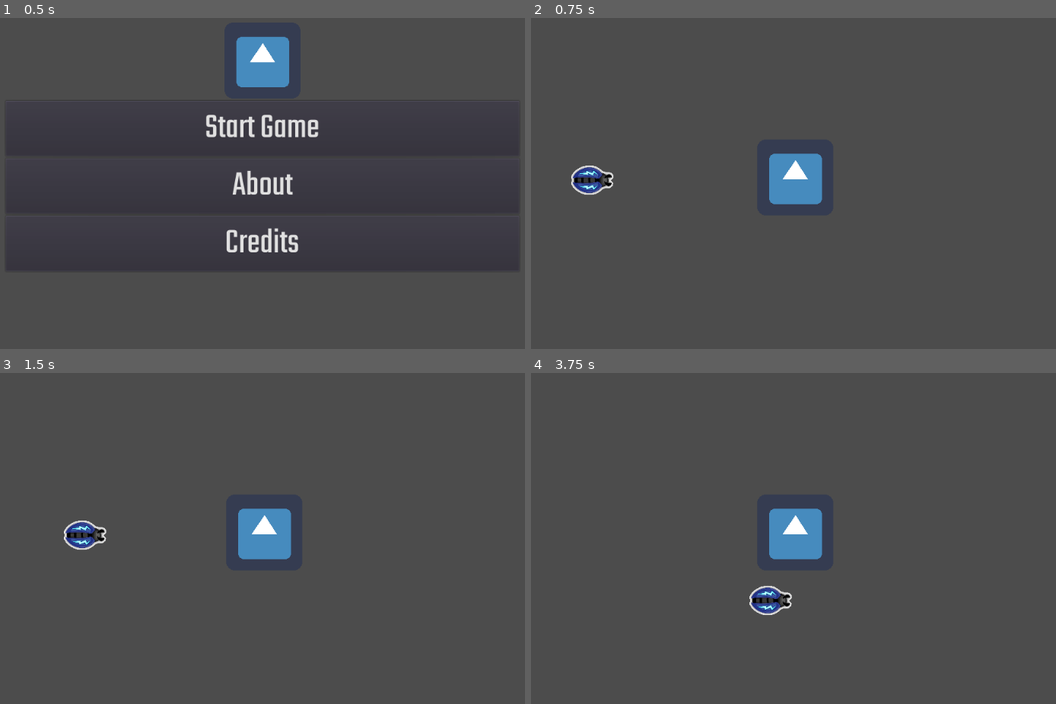
Above: before the commit, frames 1-4 (two rows, left to right).
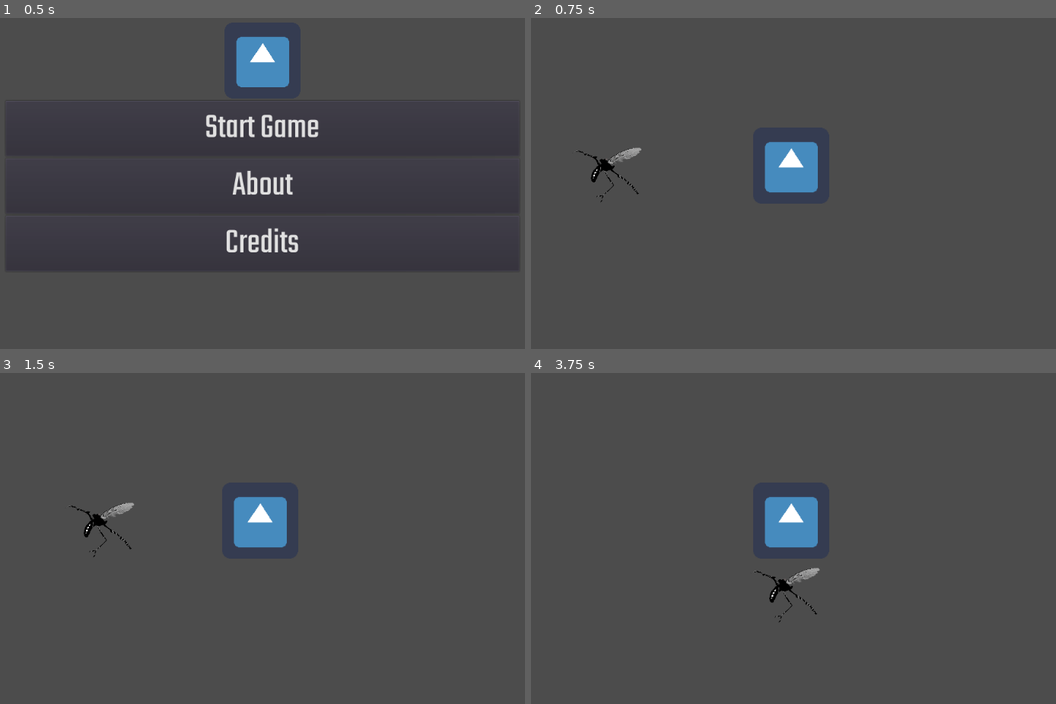
Above: after the commit, the same moments.

Repository: frankykohn/GGJ-2020-insect-repair
Game: Godot game, scene res://MenuScreen.tscn
Same seed, same stepped clock (60 frames per second), same inputs: the game is played once before the commit and once after it. The engine's default icon, where the game draws it, is replaced by a stand-in: a white triangle on a blue panel in a dark square.
Inputs:
- Up to frame 1 (0.5 s): no input
- Up to frame 2 (0.75 s): click "Start Game" at 0.5 s
- Up to frame 3 (1.5 s): tap Enter at 1.25 s; hold D (right) from 1.28 s (still down); hold J (combo_key_1) from 1.28 s (still down)
- Up to frame 4 (3.75 s): release D (right) at 2.03 s; release J (combo_key_1) at 2.03 s; hold S (down) 2.03-2.78 s; tap K (combo_key_2) at 2.1 s; hold D (right) 2.78-3.53 s; hold L (combo_key_3) 2.78-3.53 s; hold W (up) from 3.53 s (still down); tap J (combo_key_1) at 3.6 s

Frame 1 is identical in both runs. In frame 2, 2.0% of the frame differs, in the area x 7-56%, y 37-57%; in frame 3, 1.9%; in frame 4, 2.0%, in the area x 41-56%, y 37-76%.

Commit message:
adds in rig model

Diff:
--- a/Gameplay.tscn
+++ b/Gameplay.tscn
@@ -7,14 +7,13 @@
 [ext_resource path="res://Assets/Music/gameplay music v1.wav" type="AudioStream" id=5]
 [ext_resource path="res://icon.png" type="Texture" id=6]
 [ext_resource path="res://Insect.gd" type="Script" id=7]
-[ext_resource path="res://Assets/images/insect-example.png" type="Texture" id=8]
+[ext_resource path="res://Player_Rig.tscn" type="PackedScene" id=9]
 
 [sub_resource type="RectangleShape2D" id=1]
 extents = Vector2( 61, 58.5999 )
 
-[sub_resource type="CapsuleShape2D" id=2]
-radius = 32.8004
-height = 6.0
+[sub_resource type="RectangleShape2D" id=2]
+extents = Vector2( 50.6538, 70.2313 )
 
 [node name="Node2D" type="Node2D"]
 script = ExtResource( 1 )
@@ -32,27 +31,25 @@
 stream = ExtResource( 5 )
 
 [node name="Mother" type="KinematicBody2D" parent="."]
+position = Vector2( 272.943, 107.48 )
 
 [node name="MCollisionShape2D" type="CollisionShape2D" parent="Mother"]
-position = Vector2( 515, 311 )
+position = Vector2( 236.4, 180.892 )
 rotation = 1.5708
 shape = SubResource( 1 )
 
 [node name="MSprite" type="Sprite" parent="Mother"]
-position = Vector2( 515, 311 )
+position = Vector2( 234.986, 183.721 )
 texture = ExtResource( 6 )
 
 [node name="Insect" type="KinematicBody2D" parent="."]
-position = Vector2( 172, 314 )
+position = Vector2( 197.456, 295.615 )
 script = ExtResource( 7 )
 
-[node name="Sprite" type="Sprite" parent="Insect"]
-position = Vector2( 1.5, 1.5 )
-rotation = 1.5708
-scale = Vector2( 0.151667, 0.151667 )
-texture = ExtResource( 8 )
-
 [node name="ICollisionShape2D" type="CollisionShape2D" parent="Insect"]
-position = Vector2( 0, 4 )
+position = Vector2( 0, 9.65686 )
 rotation = 1.5708
 shape = SubResource( 2 )
+
+[node name="CharacterRig" parent="Insect" instance=ExtResource( 9 )]
+position = Vector2( 0, 2.8284 )
--- /dev/null
+++ b/Player_Rig.tscn
@@ -0,0 +1,177 @@
+[gd_scene load_steps=16 format=2]
+
+[ext_resource path="res://bug_assets/player/gameMockupStyleExploration_0000s_0005_healing-spout-welder.png" type="Texture" id=1]
+[ext_resource path="res://bug_assets/player/gameMockupStyleExploration_0000s_0007_H3.png" type="Texture" id=2]
+[ext_resource path="res://bug_assets/player/gameMockupStyleExploration_0000s_0003_T2.png" type="Texture" id=3]
+[ext_resource path="res://bug_assets/player/gameMockupStyleExploration_0000s_0006_H2.png" type="Texture" id=4]
+[ext_resource path="res://bug_assets/player/gameMockupStyleExploration_0000s_0014_P3.png" type="Texture" id=5]
+[ext_resource path="res://bug_assets/player/gameMockupStyleExploration_0000s_0012_player-body.png" type="Texture" id=6]
+[ext_resource path="res://bug_assets/player/gameMockupStyleExploration_0000s_0004_T3.png" type="Texture" id=7]
+[ext_resource path="res://bug_assets/player/gameMockupStyleExploration_0000s_0008_H4.png" type="Texture" id=8]
+[ext_resource path="res://bug_assets/player/gameMockupStyleExploration_0000s_0013_P2.png" type="Texture" id=9]
+[ext_resource path="res://bug_assets/player/gameMockupStyleExploration_0000s_0001_tweezer-claw.png" type="Texture" id=10]
+[ext_resource path="res://bug_assets/player/gameMockupStyleExploration_0000s_0010_S2.png" type="Texture" id=11]
+[ext_resource path="res://bug_assets/player/gameMockupStyleExploration_0000s_0011_S3.png" type="Texture" id=12]
+[ext_resource path="res://bug_assets/player/gameMockupStyleExploration_0000s_0009_saw-stab-claw.png" type="Texture" id=13]
+[ext_resource path="res://bug_assets/player/gameMockupStyleExploration_0000s_0002_T1.png" type="Texture" id=14]
+[ext_resource path="res://bug_assets/player/gameMockupStyleExploration_0000s_0000_wing.png" type="Texture" id=15]
+
+[node name="CharacterRig" type="Node2D"]
+position = Vector2( 282.843, 678.823 )
+
+[node name="Torso" type="Sprite" parent="."]
+position = Vector2( -3.87342, -4.61419 )
+scale = Vector2( 0.131122, 0.131122 )
+texture = ExtResource( 6 )
+offset = Vector2( 24.986, 16.147 )
+
+[node name="Torso2" type="Sprite" parent="Torso"]
+position = Vector2( -71.4192, 27.441 )
+rotation = 0.00527603
+texture = ExtResource( 9 )
+offset = Vector2( -25.6522, 11.4637 )
+__meta__ = {
+"_edit_bone_": true
+}
+
+[node name="Torso3" type="Sprite" parent="Torso/Torso2"]
+position = Vector2( -58.2539, 61.7531 )
+texture = ExtResource( 5 )
+offset = Vector2( 7.94781, 46.2908 )
+__meta__ = {
+"_edit_bone_": true
+}
+
+[node name="Position2D" type="Position2D" parent="Torso/Torso2/Torso3"]
+position = Vector2( -2.83684, 94.2164 )
+__meta__ = {
+"_edit_bone_": true
+}
+
+[node name="wing" type="Sprite" parent="Torso"]
+position = Vector2( 54.3708, -52.7926 )
+rotation = -0.00215719
+texture = ExtResource( 15 )
+offset = Vector2( 204.945, -94.4769 )
+__meta__ = {
+"_edit_bone_": true
+}
+
+[node name="Grab" type="Sprite" parent="Torso"]
+position = Vector2( 1.84993, 27.5995 )
+rotation = -0.840254
+texture = ExtResource( 10 )
+offset = Vector2( -145.812, 175.444 )
+__meta__ = {
+"_edit_ik_": true
+}
+
+[node name="G2" type="Sprite" parent="Torso/Grab"]
+position = Vector2( -69.6175, 223.776 )
+rotation = 6.81567
+texture = ExtResource( 14 )
+offset = Vector2( -88.0557, 42.6254 )
+__meta__ = {
+"_edit_bone_": true
+}
+
+[node name="G3" type="Sprite" parent="Torso/Grab/G2"]
+position = Vector2( -175.775, 89.3369 )
+rotation = 0.315099
+texture = ExtResource( 3 )
+offset = Vector2( -45.5344, 6.4944 )
+
+[node name="G4" type="Sprite" parent="Torso/Grab/G2/G3"]
+position = Vector2( -0.629158, -0.40477 )
+rotation = -0.529535
+texture = ExtResource( 7 )
+offset = Vector2( -31.8637, 30.3255 )
+__meta__ = {
+"_edit_bone_": true
+}
+
+[node name="Position2D" type="Position2D" parent="Torso/Grab/G2"]
+position = Vector2( -172.331, 86.4815 )
+rotation = -0.352973
+__meta__ = {
+"_edit_bone_": true
+}
+
+[node name="Heal" type="Sprite" parent="Torso"]
+position = Vector2( 57.6555, 8.82874 )
+rotation = -0.433681
+texture = ExtResource( 1 )
+offset = Vector2( 23.6366, 45.9283 )
+__meta__ = {
+"_edit_ik_": true
+}
+
+[node name="H1" type="Sprite" parent="Torso/Heal"]
+position = Vector2( 47.0714, 85.3914 )
+rotation = -7.10509
+texture = ExtResource( 4 )
+offset = Vector2( -40.832, 99.9532 )
+__meta__ = {
+"_edit_bone_": true
+}
+
+[node name="H2" type="Sprite" parent="Torso/Heal/H1"]
+position = Vector2( -70.468, 195.357 )
+rotation = -0.169327
+texture = ExtResource( 2 )
+offset = Vector2( -24.8973, 42.8557 )
+__meta__ = {
+"_edit_bone_": true
+}
+
+[node name="H3" type="Sprite" parent="Torso/Heal/H1/H2"]
+position = Vector2( -58.7122, 82.4521 )
+rotation = -0.279452
+texture = ExtResource( 8 )
+offset = Vector2( -39.9008, 25.3037 )
+__meta__ = {
+"_edit_bone_": true
+}
+
+[node name="Position2D" type="Position2D" parent="Torso/Heal/H1/H2/H3"]
+position = Vector2( -76.0514, 48.3575 )
+rotation = 0.878486
+__meta__ = {
+"_edit_bone_": true
+}
+
+[node name="Saw" type="Sprite" parent="Torso"]
+position = Vector2( -64.1729, -26.4025 )
+rotation = 0.380647
+texture = ExtResource( 13 )
+offset = Vector2( -71.7194, -32.4055 )
+__meta__ = {
+"_edit_bone_": true,
+"_edit_ik_": true
+}
+
+[node name="S1" type="Sprite" parent="Torso/Saw"]
+position = Vector2( -89.5814, -73.6078 )
+rotation = -0.514215
+texture = ExtResource( 11 )
+offset = Vector2( -45.2037, -18.3987 )
+__meta__ = {
+"_edit_bone_": true
+}
+
+[node name="S2" type="Sprite" parent="Torso/Saw/S1"]
+position = Vector2( -118.011, -60.7945 )
+rotation = -11.3482
+texture = ExtResource( 12 )
+offset = Vector2( -35.8728, 65.1671 )
+__meta__ = {
+"_edit_bone_": true
+}
+
+[node name="Position2D" type="Position2D" parent="Torso/Saw/S1/S2"]
+position = Vector2( -118.682, 109.037 )
+rotation = -0.752616
+__meta__ = {
+"_edit_bone_": true,
+"_edit_ik_": true
+}
Binary file added: bug_assets/player/gameMockupStyleExploration_0000s_0000_wing.png
Not shown, added: bug_assets/player/gameMockupStyleExploration_0000s_0000_wing.png.import
Binary file added: bug_assets/player/gameMockupStyleExploration_0000s_0001_tweezer-claw.png
Not shown, added: bug_assets/player/gameMockupStyleExploration_0000s_0001_tweezer-claw.png.import
Binary file added: bug_assets/player/gameMockupStyleExploration_0000s_0002_T1.png
Not shown, added: bug_assets/player/gameMockupStyleExploration_0000s_0002_T1.png.import
Binary file added: bug_assets/player/gameMockupStyleExploration_0000s_0003_T2.png
Not shown, added: bug_assets/player/gameMockupStyleExploration_0000s_0003_T2.png.import
Binary file added: bug_assets/player/gameMockupStyleExploration_0000s_0004_T3.png
Not shown, added: bug_assets/player/gameMockupStyleExploration_0000s_0004_T3.png.import
Binary file added: bug_assets/player/gameMockupStyleExploration_0000s_0005_healing-spout-welder.png
Not shown, added: bug_assets/player/gameMockupStyleExploration_0000s_0005_healing-spout-welder.png.import
(and 19 more such lines)
